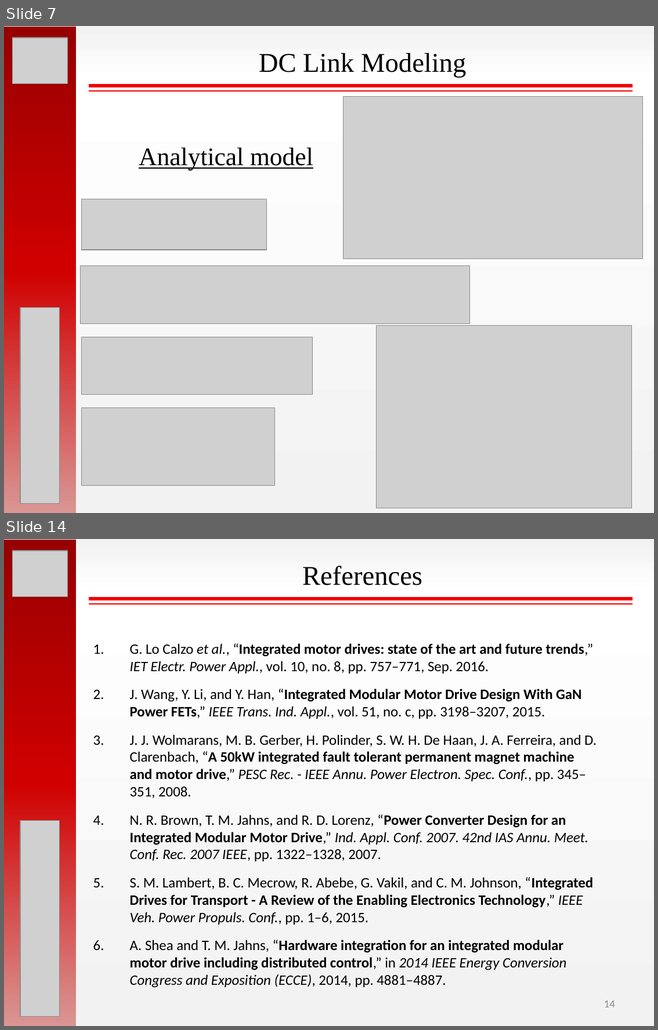
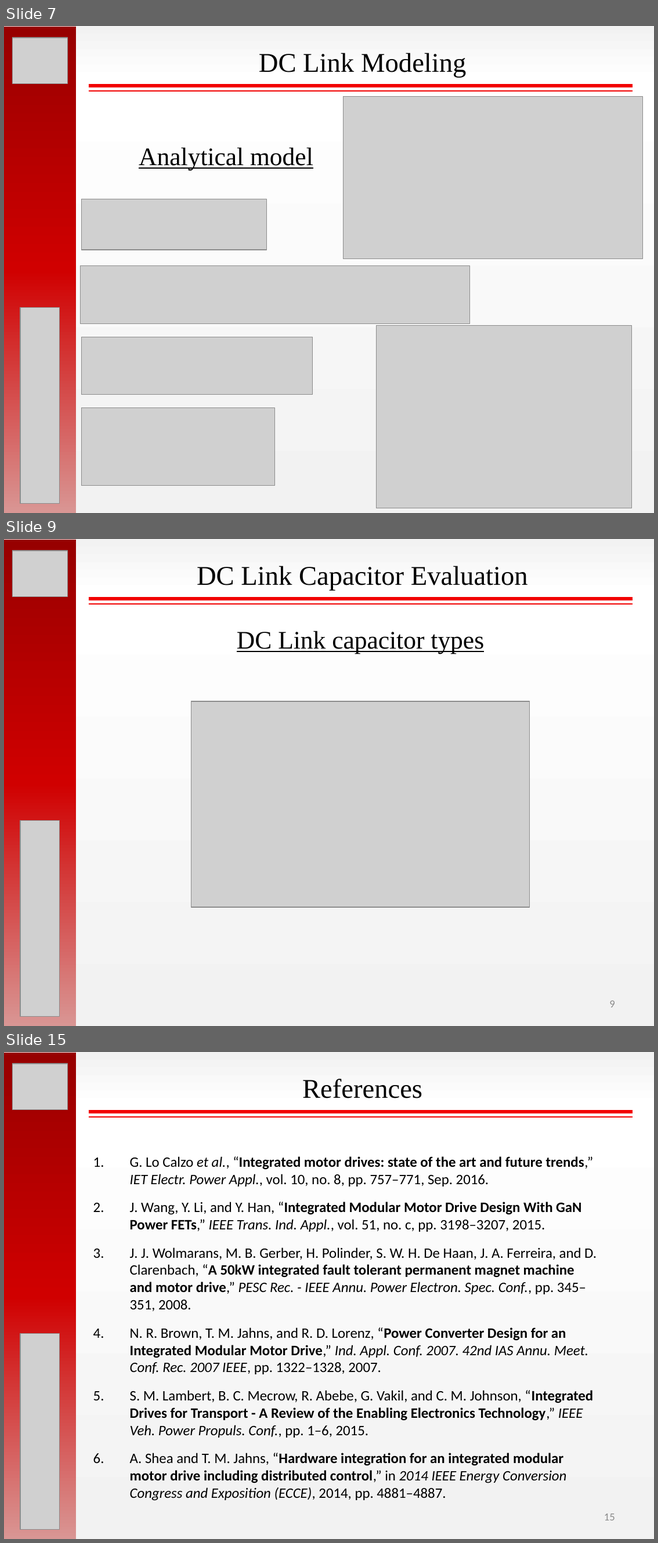
Before and after one commit to hakanpolat/IMMD, a slide deck: ISIE 2017/sunum/ISIE2017_OralPres_Mesut_Uğur.pptx. Shown one above the other, each under a label of ours: slides 7 and 14 before the commit, slides 7, 9 and 15 after it; the slides between them are not shown. The pictures are 658x1030 and 658x1543 pixels, drawn with LibreOffice and Linux fonts; fonts in the diff are those of the drawing; grey boxes stand for pictures. Boxes give left, top, right and bottom in pixels: in the first picture for what was removed or moved away, otherwise in the second. Text is boxed around its words. In the diff, an @@ line names an element or a change of style, - is before the commit and + after.

```diff
--- a/ISIE 2017/sunum/ISIE2017_OralPres_Mesut_Uğur.pptx
+++ b/ISIE 2017/sunum/ISIE2017_OralPres_Mesut_Uğur.pptx
@@ slide 9 added at bbox=[4, 539, 654, 1026], background gradient #F2F2F2 to #FFFFFF @@
@@ rectangle added at bbox=[4, 540, 76, 1026], fill gradient #970000 to #D00000 to #D99694 @@
@@ picture added at bbox=[13, 551, 68, 597] @@
@@ text added at bbox=[197, 566, 528, 591], 30 pt, text #000000 @@
+DC Link Capacitor Evaluation
@@ line added from (89, 599) to (632, 599), #F20000 4 pt @@
@@ line added from (89, 604) to (632, 604), #F20000 1.5 pt @@
@@ text added at bbox=[237, 631, 484, 653], 28 pt, text #000000, underline @@
+DC Link capacitor types
@@ picture added at bbox=[191, 701, 529, 907] @@
@@ picture added at bbox=[20, 820, 59, 1016] @@
@@ page number added at bbox=[609, 1001, 614, 1008], 12 pt, text #8C8C8C @@
+9
@@ what was slide 14 is now slide 15 @@
@@ page number at bbox=[604, 1514, 615, 1521]: text changed @@
-14
+15
```
Also in this commit, not shown: 6 slides changed, 2 other slides added, 2 slides removed.
